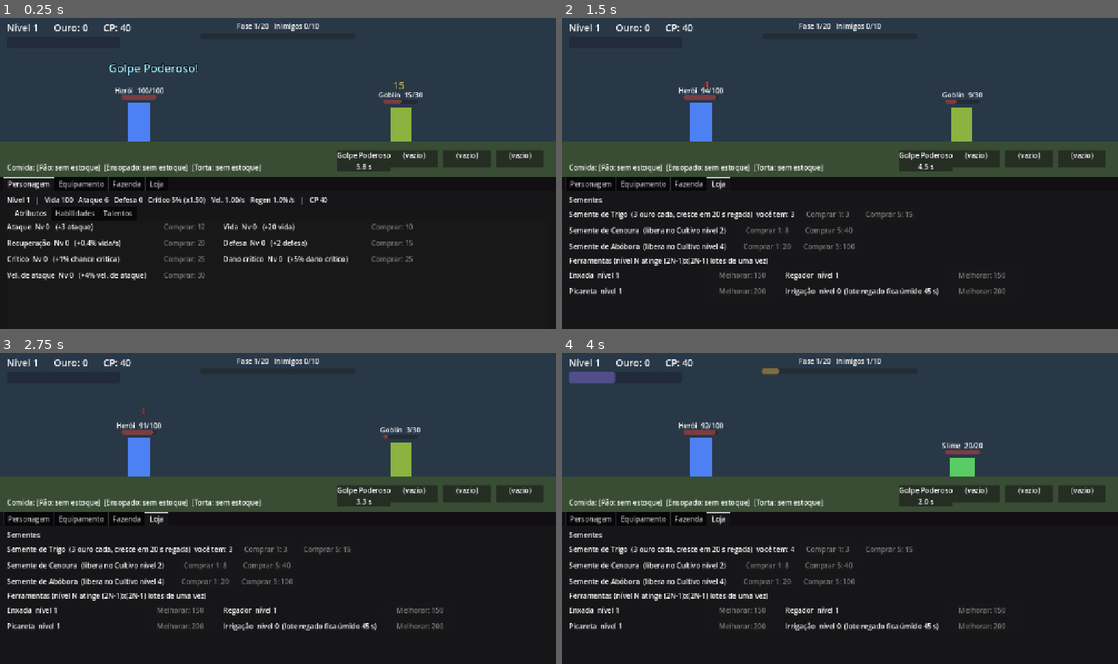
Above: before the commit, frames 1-4 (two rows, left to right).
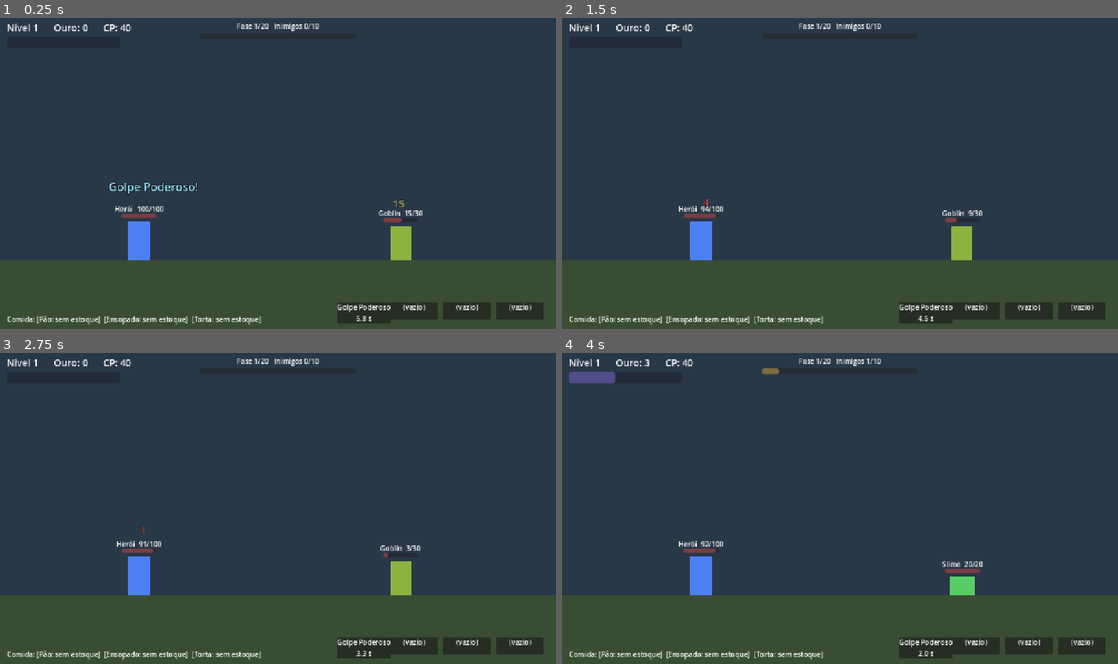
Above: after the commit, the same moments.

Repository: koenigkan12/reencarnei-fazendeiro
Game: Godot game, scene res://main.tscn
Same seed, same stepped clock (60 frames per second), same inputs: the game is played once before the commit and once after it.
Inputs (mouse positions are in pixels of both pictures, inside the frame that each line leads up to):
- Up to frame 1 (0.25 s): no input
- Up to frame 2 (1.5 s): tap Enter at 0.5 s; move the mouse to (962, 157) at 0.52 s; tap 1 at 0.6, 1.35 s; click (962, 157) at 0.67 s; move the mouse to (728, 189) at 1.27 s; click (728, 189) at 1.42 s
- Up to frame 3 (2.75 s): move the mouse to (333, 440) at 2.02 s; tap 1 at 2.1 s; click (333, 440) at 2.17 s
- Up to frame 4 (4 s): move the mouse to (812, 570) at 2.77 s; tap 1 at 2.85 s; click (812, 570) at 2.92 s; click (828, 548) at 3.5 s, where only the run before the commit has a clickable "Comprar 1: 3"

The runs differ from the first frame. In frame 1, 51% of the frame differs, in the area x 0-100%, y 14-100%; in frame 2, 52%, in the area x 0-100%, y 20-100%; in frame 3, 52%; in frame 4, 52%.
Error after the commit: Parse Error: The function signature doesn't match the parent. Parent signature is "_unhandled_key_input(InputEvent) -> void". (res://scripts/fazenda_tela.gd:78)

Commit message:
Fazenda: rega unica, modo Auto, sementes so na Loja, XP por acao, vender tudo, save
Co-Authored-By: Claude Sonnet 5.5 <noreply@anthropic.com>
Claude-Session: https://claude.ai/code/session_01JNWVYAFTpV9Ms1dfPuPEzJ

Diff:
--- a/scripts/aba_fazenda.gd
+++ b/scripts/aba_fazenda.gd
@@ -35,7 +35,7 @@
 		col.add_child(h)
 		_linhas.append({"sel": sel, "info": info, "vende": vende})
 	var dica := Label.new()
-	dica.text = "Compre sementes na Loja. Sementes também\ncaem dos inimigos."
+	dica.text = "Compre sementes na Loja.\nRegue uma vez; a planta cresce sozinha."
 	dica.modulate = Color(1, 1, 1, 0.6)
 	col.add_child(dica)
 
--- a/scripts/aba_loja.gd
+++ b/scripts/aba_loja.gd
@@ -6,6 +6,7 @@
 var _sem: Array = []    # por cultura: {rotulo, b1, b5}
 var _ferr: Array = []   # por ferramenta: {rotulo, botao}
 var _irr: Dictionary
+var _vende: Button
 
 func _ready() -> void:
 	add_theme_constant_override("separation", 6)
@@ -54,6 +55,10 @@
 	bt2.pressed.connect(func(): estado.loja.melhora_irrigacao())
 	grade.add_child(bt2)
 	_irr = {"rotulo": rot2, "botao": bt2}
+	_vende = Button.new()
+	_vende.custom_minimum_size = Vector2(260, 30)
+	_vende.pressed.connect(func(): estado.loja.vende_tudo())
+	add_child(_vende)
 	estado.mudou.connect(_atualiza)
 	_atualiza()
 
@@ -64,7 +69,7 @@
 		var lib: bool = estado.fazenda.cultura_liberada(i)
 		var p: int = floori(c["semente"])
 		if lib:
-			l["rotulo"].text = "Semente de %s  (%d ouro cada, cresce em %d s regada)  você tem: %d" % [c["nome"], p, roundi(c["tempo"]), estado.fazenda.sementes[i]]
+			l["rotulo"].text = "Semente de %s  (%d ouro cada, cresce em %d s depois de regar)  você tem: %d" % [c["nome"], p, roundi(c["tempo"]), estado.fazenda.sementes[i]]
 		else:
 			l["rotulo"].text = "Semente de %s  (libera no Cultivo nível %d)" % [c["nome"], c["nivel"]]
 		l["b1"].text = "Comprar 1: %d" % p
@@ -82,7 +87,7 @@
 		else:
 			l["botao"].text = "Melhorar: %d" % c
 			l["botao"].disabled = estado.ouro < c
-	_irr["rotulo"].text = "Irrigação  nível %d  (lote regado fica úmido %d s)" % [estado.fazenda.irrigacao, roundi(estado.fazenda.agua_segundos())]
+	_irr["rotulo"].text = "Irrigação  nível %d  (+%d%% crescimento%s)" % [estado.fazenda.irrigacao, roundi(estado.fazenda.irrigacao * Cfg.IRRIGACAO_VEL_POR_NIVEL * 100.0), ", planta já nasce regada" if estado.fazenda.autorega() else "; nível %d: nasce regada" % Cfg.IRRIGACAO_AUTOREGA_NIVEL]
 	var ci: int = estado.loja.custo_irrigacao()
 	if ci < 0:
 		_irr["botao"].text = "MÁXIMO"
@@ -90,3 +95,6 @@
 	else:
 		_irr["botao"].text = "Melhorar: %d" % ci
 		_irr["botao"].disabled = estado.ouro < ci
+	var vt: int = estado.loja.valor_colheita()
+	_vende.text = "Vender toda a colheita: +%d ouro" % vt
+	_vende.disabled = vt <= 0
--- a/scripts/cfg.gd
+++ b/scripts/cfg.gd
@@ -159,3 +159,10 @@
 	{"nome": "Ensopado", "efeito": "vida", "valor": 0.30, "duracao": 90.0, "desc": "+30% vida"},
 	{"nome": "Torta", "efeito": "dano", "valor": 0.40, "duracao": 90.0, "desc": "+40% ataque"},
 ]
+
+# ---- Fazenda: ajustes de 12/10 (rega unica, sementes so na Loja, acoes dao XP de Cultivo) ----
+const SEMENTE_DROP_ATIVO := false     # sementes agora so na Loja (decisao do Vncs); true volta o drop dos inimigos
+const CULTIVO_XP_ARAR := 0.5          # XP de Cultivo por lote arado
+const CULTIVO_XP_REGAR := 0.5         # XP de Cultivo por lote regado
+const IRRIGACAO_VEL_POR_NIVEL := 0.10 # +10% de velocidade de crescimento por nivel de Irrigacao
+const IRRIGACAO_AUTOREGA_NIVEL := 2   # a partir daqui a planta ja nasce regada (nao precisa do regador)
--- a/scripts/comida.gd
+++ b/scripts/comida.gd
@@ -50,3 +50,12 @@
 			mudaram = true
 	if mudaram:
 		e.notifica()
+
+# ---------- Save ----------
+func para_dicionario() -> Dictionary:
+	return {"pratos": pratos.duplicate(), "slots": slots_comida.duplicate(true)}
+
+func de_dicionario(d: Dictionary) -> void:
+	pratos = d.get("pratos", pratos)
+	slots_comida = d.get("slots", slots_comida)
+	e.notifica()
--- a/scripts/fazenda.gd
+++ b/scripts/fazenda.gd
@@ -14,7 +14,7 @@
 	sementes[0] = 3
 
 # terreno: Cfg.LINHAS x Cfg.COLUNAS (indice = y * COLUNAS + x)
-# t: 0 grama, 1 terra, 2 rocha ; cultura -1 vazio ; prog = segundos regados de crescimento ; agua = segundos de agua restante
+# t: 0 grama, 1 terra, 2 rocha ; cultura -1 vazio ; prog = segundos de crescimento ; agua > 0 = regado (rega unica: dura ate a planta ficar pronta)
 var terreno: Array = []
 var sementes: Array = [0, 0, 0]
 var colheita: Array = [0, 0, 0]
@@ -40,8 +40,34 @@
 func cultura_liberada(i: int) -> bool:
 	return cultivo_nivel >= Cfg.CULTURAS[i]["nivel"]
 
-func agua_segundos() -> float:
+func agua_segundos() -> float:   # legado (rega agora dura ate ficar pronto); mantido por compatibilidade
 	return Cfg.AGUA_SEGUNDOS + irrigacao * Cfg.AGUA_POR_IRRIGACAO
+
+func autorega() -> bool:
+	return irrigacao >= Cfg.IRRIGACAO_AUTOREGA_NIVEL
+
+func _ganha_cultivo(xp: float) -> void:
+	cultivo_xp += xp
+	while cultivo_xp >= cultivo_xp_para_subir():
+		cultivo_xp -= cultivo_xp_para_subir()
+		cultivo_nivel += 1
+
+# Acao do modo Auto no lote: rocha->picareta, grama->enxada, terra vazia->semente, pronto->colher, seco->regador
+func acao_automatica(x: int, y: int) -> String:
+	if not lote_aberto(x, y):
+		return ""
+	var l := lote(x, y)
+	if l["t"] == 2:
+		return "picareta"
+	if l["t"] == 0:
+		return "enxada"
+	if l["cultura"] == -1:
+		return "semente" if sementes[semente_selecionada] > 0 else ""
+	if lote_pronto(x, y):
+		return "mao"
+	if l["agua"] <= 0.0:
+		return "regador"
+	return ""
 
 func lote_pronto(x: int, y: int) -> bool:
 	var l := lote(x, y)
@@ -49,6 +75,11 @@
 
 # Aplica a ferramenta no lote (x, y); a area depende do nivel da ferramenta.
 func usa_ferramenta(nome: String, x: int, y: int) -> void:
+	if nome == "auto":
+		var a := acao_automatica(x, y)
+		if a != "":
+			usa_ferramenta(a, x, y)
+		return
 	var raio := 0
 	if ferramentas.has(nome):
 		raio = ferramentas[nome] - 1
@@ -68,10 +99,13 @@
 		"enxada":
 			if l["t"] == 0:
 				l["t"] = 1
+				_ganha_cultivo(Cfg.CULTIVO_XP_ARAR)
 				return true
 		"regador":
-			if l["t"] == 1:
-				l["agua"] = agua_segundos()
+			# rega unica: so faz sentido em planta seca que ainda nao esta pronta
+			if l["t"] == 1 and l["cultura"] != -1 and l["agua"] <= 0.0 and not lote_pronto(x, y):
+				l["agua"] = 1.0
+				_ganha_cultivo(Cfg.CULTIVO_XP_REGAR)
 				return true
 		"picareta":
 			if l["t"] == 2:
@@ -83,6 +117,7 @@
 				sementes[semente_selecionada] -= 1
 				l["cultura"] = semente_selecionada
 				l["prog"] = 0.0
+				l["agua"] = 1.0 if autorega() else 0.0
 				return true
 		"mao":
 			return _colhe(x, y)
@@ -96,17 +131,17 @@
 	colheita[c] += roundi(Cfg.RENDIMENTO * (1.0 + e.personagem.talento("colheita_pct")))
 	l["cultura"] = -1
 	l["prog"] = 0.0
-	cultivo_xp += Cfg.CULTURAS[c]["xp"]
-	while cultivo_xp >= cultivo_xp_para_subir():
-		cultivo_xp -= cultivo_xp_para_subir()
-		cultivo_nivel += 1
+	_ganha_cultivo(Cfg.CULTURAS[c]["xp"])
 	if cultivo_nivel >= Cfg.AUTOPLANTIO_NIVEL and sementes[c] > 0:
 		sementes[c] -= 1       # replantio automatico
 		l["cultura"] = c
+		l["agua"] = 1.0 if autorega() else 0.0
 	return true
 
-# Tenta fazer a semente cair de um inimigo (so das culturas que o Cultivo ja libera)
+# Drop de semente dos inimigos: desligado por padrao (sementes vem da Loja). Ver Cfg.SEMENTE_DROP_ATIVO.
 func tenta_semente(chefe: bool) -> void:
+	if not Cfg.SEMENTE_DROP_ATIVO:
+		return
 	if not chefe and randf() > Cfg.SEMENTE_CHANCE:
 		return
 	var total := 0.0
@@ -132,14 +167,14 @@
 
 # Chamado todo quadro (a fazenda cresce mesmo com outra aba aberta)
 func tick(delta: float) -> void:
-	var vel: float = 1.0 + cultivo_nivel * Cfg.CULTIVO_CRESCIMENTO_POR_NIVEL + e.personagem.talento("crescimento_pct")
+	var vel: float = 1.0 + cultivo_nivel * Cfg.CULTIVO_CRESCIMENTO_POR_NIVEL + irrigacao * Cfg.IRRIGACAO_VEL_POR_NIVEL + e.personagem.talento("crescimento_pct")
 	for y in Cfg.LINHAS:
 		for x in colunas_abertas():
 			var l := lote(x, y)
-			if l["agua"] > 0.0:
-				l["agua"] = maxf(l["agua"] - delta, 0.0)
-				if l["cultura"] != -1:
-					l["prog"] += delta * vel
+			if l["agua"] > 0.0 and l["cultura"] != -1:
+				l["prog"] += delta * vel
+				if l["prog"] >= Cfg.CULTURAS[l["cultura"]]["tempo"]:
+					l["agua"] = 0.0     # rega unica acabou: pronto para colher
 	_timer_rocha += delta
 	if _timer_rocha >= Cfg.ROCHA_RESPAWN_SEGUNDOS:
 		_timer_rocha = 0.0
@@ -157,3 +192,20 @@
 				livres.append(l)
 	if rochas < Cfg.ROCHA_MAX and not livres.is_empty():
 		livres[randi() % livres.size()]["t"] = 2
+
+# ---------- Save (o save global chama estes dois) ----------
+func para_dicionario() -> Dictionary:
+	return {"terreno": terreno.duplicate(true), "sementes": sementes.duplicate(), "colheita": colheita.duplicate(),
+		"cultivo_nivel": cultivo_nivel, "cultivo_xp": cultivo_xp, "semente_selecionada": semente_selecionada,
+		"ferramentas": ferramentas.duplicate(), "irrigacao": irrigacao}
+
+func de_dicionario(d: Dictionary) -> void:
+	terreno = d.get("terreno", terreno)
+	sementes = d.get("sementes", sementes)
+	colheita = d.get("colheita", colheita)
+	cultivo_nivel = d.get("cultivo_nivel", cultivo_nivel)
+	cultivo_xp = d.get("cultivo_xp", cultivo_xp)
+	semente_selecionada = d.get("semente_selecionada", semente_selecionada)
+	ferramentas = d.get("ferramentas", ferramentas)
+	irrigacao = d.get("irrigacao", irrigacao)
+	e.notifica()
--- a/scripts/fazenda_tela.gd
+++ b/scripts/fazenda_tela.gd
@@ -11,6 +11,7 @@
 var _barra: ProgressBar
 var _info: Label
 var _sel: Label
+var _botoes: Array = []
 
 func _ready() -> void:
 	color = Color(0.2, 0.34, 0.2)
@@ -49,14 +50,15 @@
 	ferr.add_theme_constant_override("separation", 6)
 	col.add_child(ferr)
 	var grupo := ButtonGroup.new()
-	var lista := [["mao", "✋ Colher"], ["enxada", "Enxada"], ["regador", "Regador"], ["picareta", "Picareta"], ["semente", "Semente"]]
+	var lista := [["auto", "Auto"], ["mao", "✋ Colher"], ["enxada", "Enxada"], ["regador", "Regador"], ["picareta", "Picareta"], ["semente", "Semente"]]
 	for par in lista:
 		var b := Button.new()
 		b.text = par[1]
 		b.toggle_mode = true
 		b.button_group = grupo
 		b.custom_minimum_size = Vector2(110, 30)
-		b.button_pressed = (par[0] == "mao")
+		b.button_pressed = (par[0] == "auto")
+		_botoes.append(b)
 		var id: String = par[0]
 		b.pressed.connect(func(): _escolhe(id))
 		ferr.add_child(b)
@@ -72,6 +74,15 @@
 func _escolhe(id: String) -> void:
 	_mapa.ferramenta = id
 
+# Atalhos 1 a 6 escolhem a ferramenta (so com a tela da fazenda aberta)
+func _unhandled_key_input(ev: InputEventKey) -> void:
+	if not is_visible_in_tree() or not ev.pressed or ev.echo:
+		return
+	var i: int = ev.keycode - KEY_1
+	if i >= 0 and i < _botoes.size():
+		_botoes[i].button_pressed = true
+		_escolhe(["auto", "mao", "enxada", "regador", "picareta", "semente"][i])
+
 func _process(_delta: float) -> void:
 	if not is_visible_in_tree():
 		return
@@ -80,4 +91,4 @@
 	_barra.value = estado.fazenda.cultivo_xp
 	_info.text = "Minério: %d    Ouro: %d" % [estado.minerio, floori(estado.ouro)]
 	var c: Dictionary = Cfg.CULTURAS[estado.fazenda.semente_selecionada]
-	_sel.text = "Semente: %s (%d)   |   Dica: ara com a Enxada, planta, rega — a planta só cresce molhada" % [c["nome"], estado.fazenda.sementes[estado.fazenda.semente_selecionada]]
+	_sel.text = "Semente: %s (%d)   |   Auto: ara, planta, rega (1 vez) e colhe com um clique. Atalhos 1 a 6" % [c["nome"], estado.fazenda.sementes[estado.fazenda.semente_selecionada]]
--- a/scripts/loja.gd
+++ b/scripts/loja.gd
@@ -43,3 +43,14 @@
 	e.fazenda.irrigacao += 1
 	e.notifica()
 	return true
+
+# Valor total da colheita em estoque e venda de tudo de uma vez (aba Loja)
+func valor_colheita() -> int:
+	var v := 0.0
+	for i in Cfg.CULTURAS.size():
+		v += e.fazenda.colheita[i] * Cfg.CULTURAS[i]["preco"]
+	return floori(v)
+
+func vende_tudo() -> void:
+	for i in Cfg.CULTURAS.size():
+		e.fazenda.vende_colheita(i)
--- a/scripts/mapa_fazenda.gd
+++ b/scripts/mapa_fazenda.gd
@@ -4,7 +4,7 @@
 const Cfg := preload("res://scripts/cfg.gd")
 
 var estado
-var ferramenta := "mao"
+var ferramenta := "auto"
 var _hover := Vector2i(-1, -1)
 
 func _ready() -> void:
@@ -77,8 +77,11 @@
 			draw_rect(r, Color(0, 0, 0, 0.25), false, 1.0)
 	# destaque da area da ferramenta
 	if estado.fazenda.lote_aberto(_hover.x, _hover.y):
+		var nome := ferramenta
+		if nome == "auto":
+			nome = estado.fazenda.acao_automatica(_hover.x, _hover.y)
 		var raio := 0
-		if estado.fazenda.ferramentas.has(ferramenta):
-			raio = estado.fazenda.ferramentas[ferramenta] - 1
+		if estado.fazenda.ferramentas.has(nome):
+			raio = estado.fazenda.ferramentas[nome] - 1
 		var ra := Rect2(o + Vector2(_hover.x - raio, _hover.y - raio) * t, Vector2(t, t) * (2 * raio + 1))
 		draw_rect(ra, Color(1, 1, 1, 0.9), false, 2.0)
